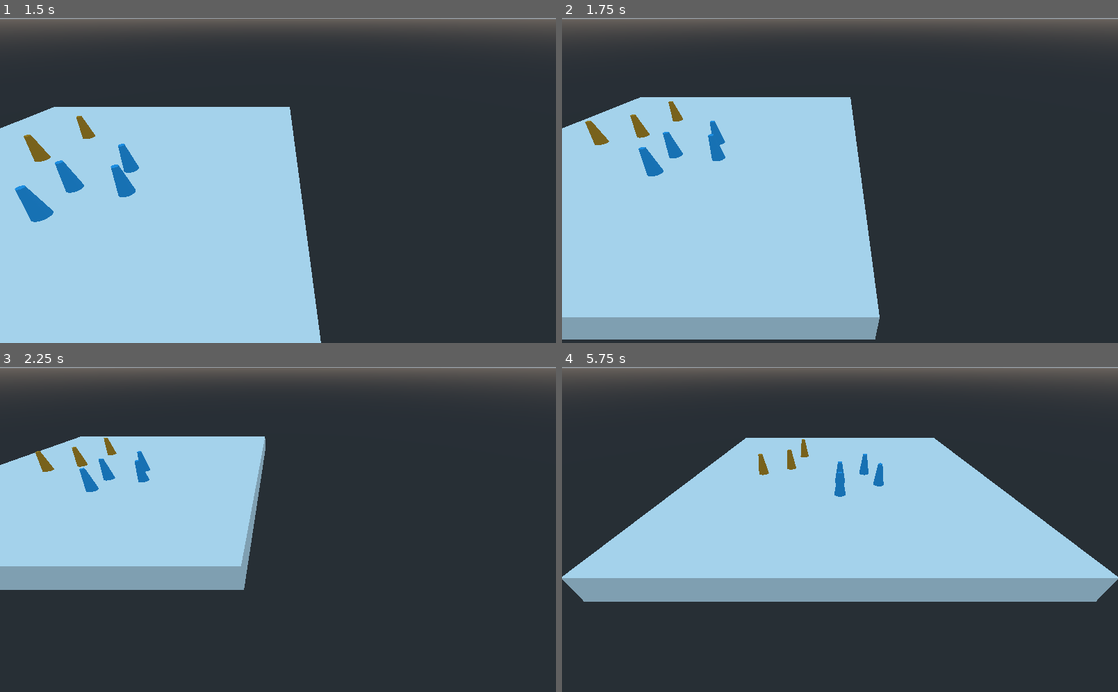
Above: before the commit, frames 1-4 (two rows, left to right).
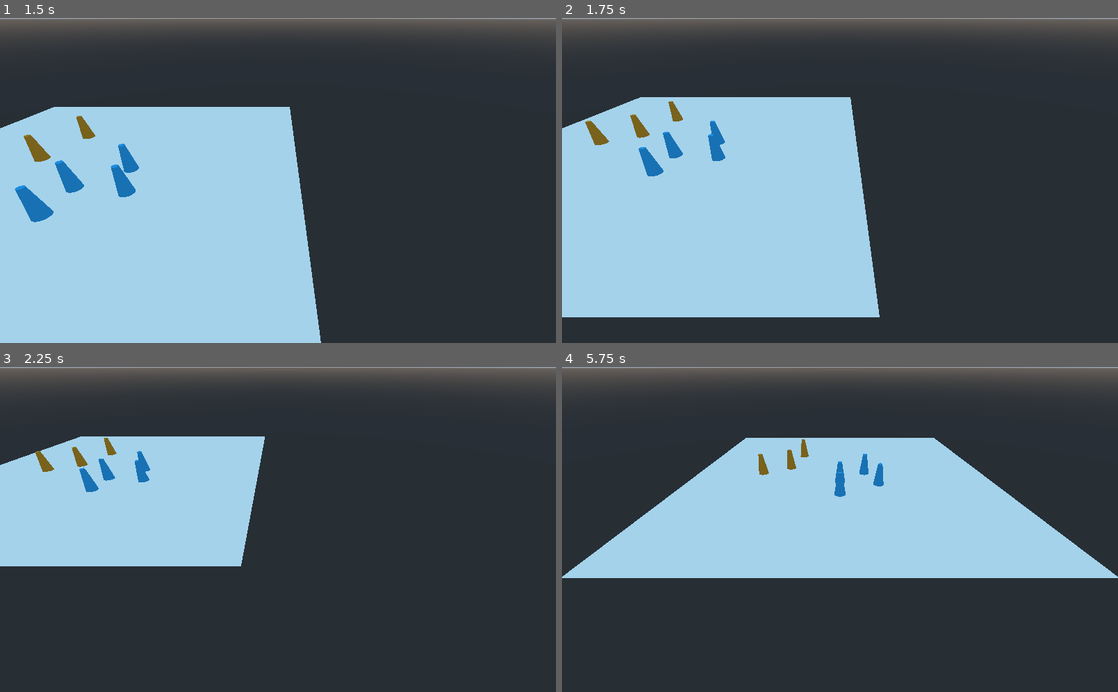
Above: after the commit, the same moments.

Repository: therogerwang/thirty-day-game-dev
Game: Godot game, scene res://3D Scene.tscn
Two runs of this game, one before a commit and one after it. Both use one fixed random seed, a clock stepped at 60 frames per second and the inputs below. The project has no main scene, so this scene is started directly.
Inputs (mouse positions are in pixels of both pictures, inside the frame that each line leads up to):
- Up to frame 1 (1.5 s): tap Enter at 0.5 s; move the mouse to (400, 164) at 0.52 s; hold Right (ui_right) 0.53-1.28 s; click (400, 164) at 0.77 s; move the mouse to (166, 196) at 1.27 s; hold Down (ui_down) from 1.28 s (still down)
- Up to frame 2 (1.75 s): keep holding Down (ui_down); click (728, 196) at 1.52 s
- Up to frame 3 (2.25 s): move the mouse to (333, 458) at 2.02 s; release Down (ui_down) at 2.03 s; hold Right (ui_right) from 2.03 s (still down)
- Up to frame 4 (5.75 s): move the mouse to (812, 594) at 2.77 s; release Right (ui_right) at 2.78 s; hold Up (ui_up) 2.78-3.53 s; click (812, 594) at 3.02 s; move the mouse to (1006, 578) at 3.52 s; hold Left (ui_left) 3.53-5.03 s; click (1006, 578) at 3.77 s; move the mouse to (673, 480) at 4.27 s; click (673, 480) at 4.52 s; move the mouse to (867, 529) at 5.02 s; hold Down (ui_down) from 5.03 s (still down)

Frame 1 is identical in both runs. In frame 2, 3.9% of the frame differs, in the area x 0-58%, y 92-99%; in frame 3, 3.5%; in frame 4, 7.0%, in the area x 0-100%, y 64-73%.

Commit message:
changed box navmesh to plane

Diff:
--- a/3D Scene.tscn
+++ b/3D Scene.tscn
@@ -9,14 +9,16 @@
 [sub_resource type="CylinderMesh" id=2]
 
 [sub_resource type="NavigationMesh" id=3]
-vertices = PoolVector3Array( -14.4, 0.4, 7.2, -14.4, 0.4, 14 …(149 unchanged characters)… 4, -14.4, -14.4, 0.4, -7.2, -14.4, 0.4, 9.53674e-07, -14.4, 0.4, 7.2, -7.2, 0.4, 14.4, 9.53674e-07, 0.4, 14.4, 7.2, 0.4, 14.4, 14.4, 0.4, 7.2, 14.4, 0.4, 9.53674e-07, 14.4, 0.4, -7.2, 7.2, 0.4, -14.4, 9.53674e-07, 0.4, -14.4, 9.53674e-07, 0.4, -14.4, -7.2, 0.4, -14.4, -14.4, 0.4, -7.2, -14.4, 0.4, 9.53674e-07, 14.4, 0.4, 9.53674e-07, 9.53674e-07, 0.4, -14.4, -14.4, 0.4, 9.53674e-07, -7.2, 0.4, 14.4, 9.53674e-07, 0.4, 14.4, 14.4, 0.4, 7.2 )
+vertices = PoolVector3Array( -14.4, 0.4, 7.2, -14.4, 0.4, 14 …(149 unchanged characters)… 4, -14.4, -14.4, 0.4, -7.2, -14.4, 0.4, 0, -14.4, 0.4, 7.2, -7.2, 0.4, 14.4, 0, 0.4, 14.4, 7.2, 0.4, 14.4, 14.4, 0.4, 7.2, 14.4, 0.4, 0, 14.4, 0.4, -7.2, 7.2, 0.4, -14.4, 0, 0.4, -14.4, 0, 0.4, -14.4, -7.2, 0.4, -14.4, -14.4, 0.4, -7.2, -14.4, 0.4, 0, 14.4, 0.4, 0, 0, 0.4, -14.4, -14.4, 0.4, 0, -7.2, 0.4, 14.4, 0, 0.4, 14.4, 14.4, 0.4, 7.2 )
 polygons = [ PoolIntArray( 2, 1, 0 ), PoolIntArray( 5, 4, 3 ), PoolIntArray( 8, 7, 6 ), PoolIntArray( 11, 10, 9 ), Pool …(276 unchanged characters)…
 
 [sub_resource type="BoxShape" id=4]
 extents = Vector3( 15, 1, 15 )
 
-[sub_resource type="CubeMesh" id=5]
-size = Vector3( 30, 2, 30 )
+[sub_resource type="PlaneMesh" id=5]
+size = Vector2( 30, 30 )
+
+[sub_resource type="SpatialMaterial" id=6]
 
 [node name="3D Scene" type="Spatial"]
 
@@ -51,14 +53,14 @@
 navmesh = SubResource( 3 )
 
 [node name="Floor" type="StaticBody" parent="Navigation/NavigationMeshInstance"]
-transform = Transform( 1, 0, 0, 0, 1, 0, 0, 0, 1, 0, -1, 0 )
 
 [node name="CollisionShape" type="CollisionShape" parent="Navigation/NavigationMeshInstance/Floor"]
+transform = Transform( 1, 0, 0, 0, 1, 0, 0, 0, 1, 0, -1, 0 )
 shape = SubResource( 4 )
 
 [node name="MeshInstance" type="MeshInstance" parent="Navigation/NavigationMeshInstance/Floor"]
 mesh = SubResource( 5 )
-material/0 = null
+material/0 = SubResource( 6 )
 
 [node name="Worker" parent="Navigation" instance=ExtResource( 1 )]
 transform = Transform( 1, 0, 0, 0, 1, 0, 0, 0, 1, 0, 1, 2.355 )
Not shown: 1 places in 3D Scene.tscn that only renumber resources
